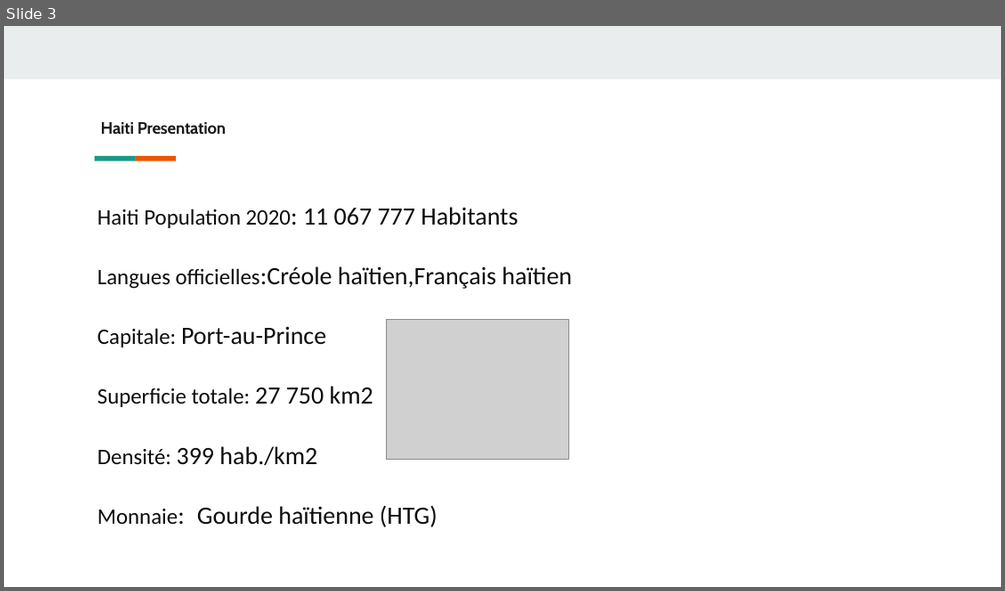
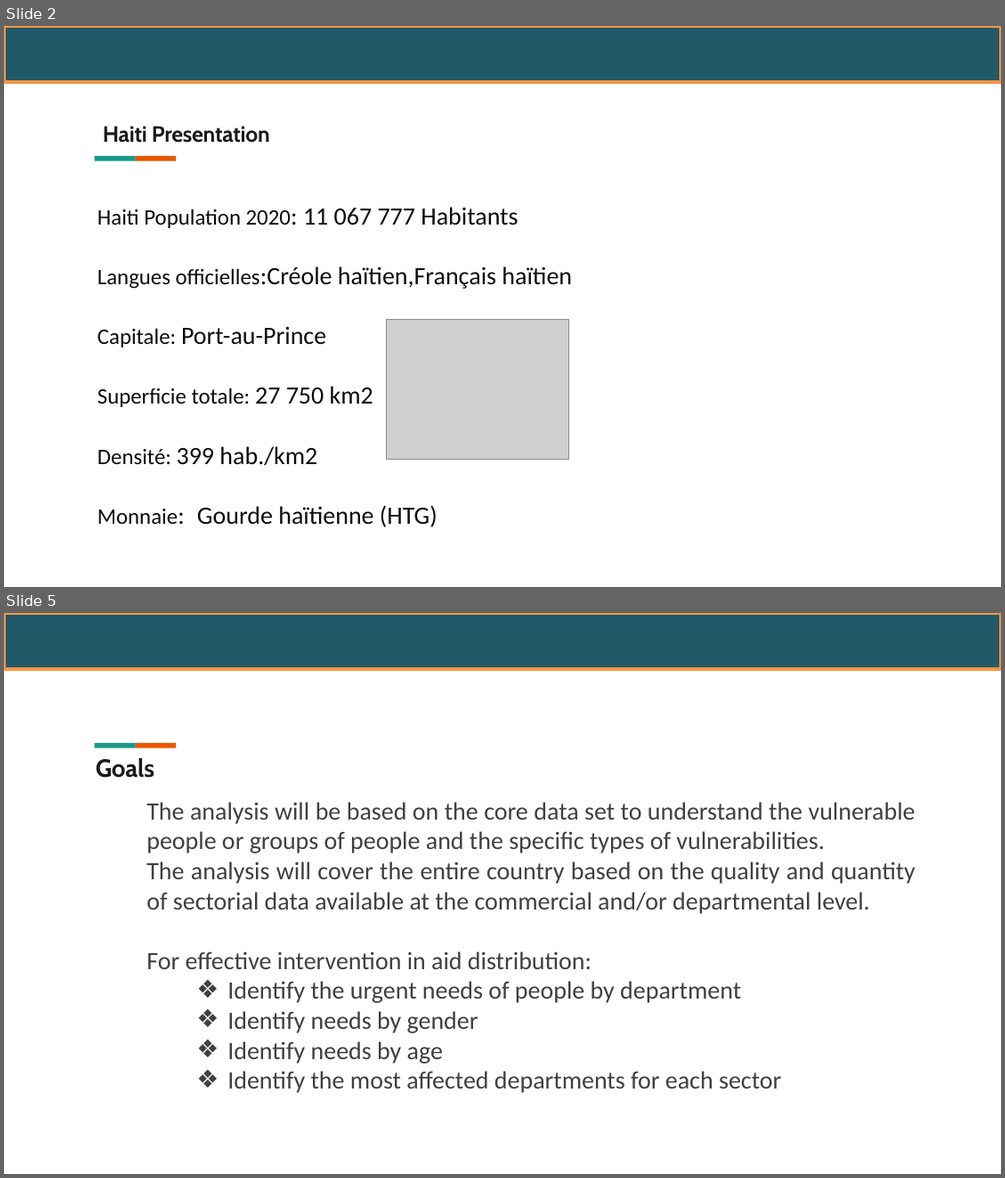
Before and after one commit to Thermoris1212/Ayiti-Analytics-Capstone-project, a slide deck: présentationCapstone.pptx. Shown one above the other, each under a label of ours: slide 3 before the commit, slides 2 and 5 after it; the slides between them are not shown. The pictures are 1005x591 and 1005x1178 pixels, drawn with LibreOffice and Linux fonts; fonts in the diff are those of the drawing; grey boxes stand for pictures; background and template pictures are left out. Boxes give left, top, right and bottom in pixels: in the first picture for what was removed or moved away, otherwise in the second. Text is boxed around its words. In the diff, an @@ line names an element or a change of style, - is before the commit and + after.

```diff
--- a/présentationCapstone.pptx
+++ b/présentationCapstone.pptx
@@ slide 5 added at [4,613,1001,1174], background #FFFFFF; not listed: 3 template elements that a slide beside it also shows @@
@@ rectangle added at [4,613,1001,669], fill #215968, outline #F79646 2 pt @@
@@ rectangle added at [502,684,776,787], fill #FFFFFF @@
@@ title added at [96,758,154,778], 18 pt, text #1A1A1A, bold @@
+Goals
@@ text added at [146,802,915,1093], 18 pt, text #404040 @@
+The analysis will be based on the core data set to understand the vulnerable people or groups of people and the specific types of vulnerabilities.
+The analysis will cover the entire country based on the quality and quantity of sectorial data available at the commercial and/or departmental level.
+For effective intervention in aid distribution:
+  ❖ Identify the urgent needs of people by department
+  ❖ Identify needs by gender
+  ❖ Identify needs by age
+  ❖ Identify the most affected departments for each sector
@@ what was slide 3 is now slide 2 @@
@@ slide 2 changed as well @@
@@ rectangle added at [4,26,1001,82], fill #215968, outline #F79646 2 pt @@
@@ title "Haiti Presentation" at [103,126,270,143]: size 12 to 16 pt @@
```
Also in this commit, not shown: 2 other slides changed, 8 other slides added, 3 slides removed.
